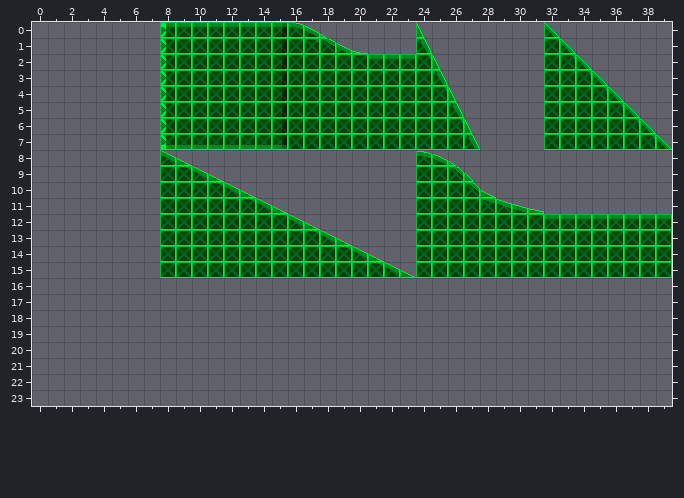
Two versions of a level (Tiled map, assets/pre/levels/R1/tilemap128.tmx). This is how it looked before the edit.
Cells are 16x16 px. Shown: x 0..39, y 0..23. The old version is drawn lined up with the new one.
The result:
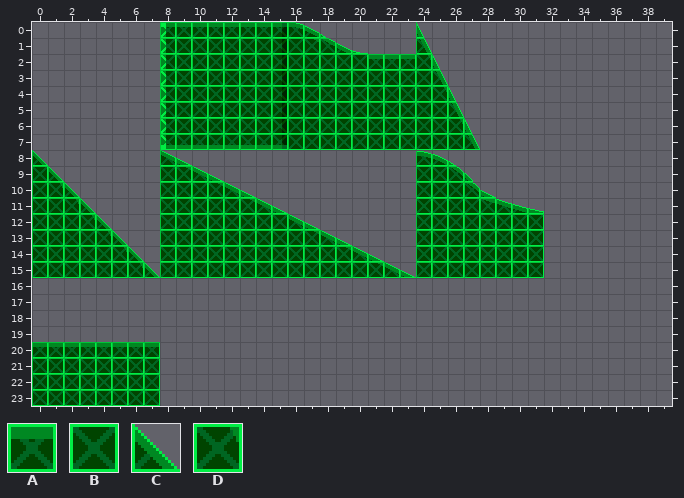
Key: from "16x16": A 2, B 10, C 28, D 36.
_ is an empty cell, . an unchanged one.
From old to new:
everything moved by +8,+0 cells (the old picture is shown already moved)
--- layer "Camada de Blocos 1"
@@ x 0..39 @@
- 0 ................................C.......
- 1 ................................BC......
- 2 ................................BDC.....
- 3 ................................BBDC....
- 4 ................................BBBDC...
- 5 ................................BBBBDC..
- 6 ................................BBBBBDC.
- 7 ................................BBBBBBDC
- 8 _.......................................
- 9 __......................................
-10 ___.....................................
-11 ____....................................
-12 _____...........................AAAAAAAA
-13 ______..........................BBBBBBBB
-14 _______.........................BBBBBBBB
-15 ________........................BBBBBBBB
+ 0 ................................_.......
+ 1 ................................__......
+ 2 ................................___.....
+ 3 ................................____....
+ 4 ................................_____...
+ 5 ................................______..
+ 6 ................................_______.
+ 7 ................................________
+ 8 C.......................................
+ 9 BC......................................
+10 BDC.....................................
+11 BBDC....................................
+12 BBBDC...........................________
+13 BBBBDC..........................________
+14 BBBBBDC.........................________
+15 BBBBBBDC........................________
@@ x 0..7 @@
-20 ________
-21 ________
-22 ________
-23 ________
+20 AAAAAAAA
+21 BBBBBBBB
+22 BBBBBBBB
+23 BBBBBBBB
Boxes around the changes in both pictures, in picture pixels (x1, y1, x2, y2):
removed: (544, 22, 672, 150)
added: (32, 150, 160, 278)
removed: (544, 214, 672, 278)
added: (32, 342, 160, 406)
